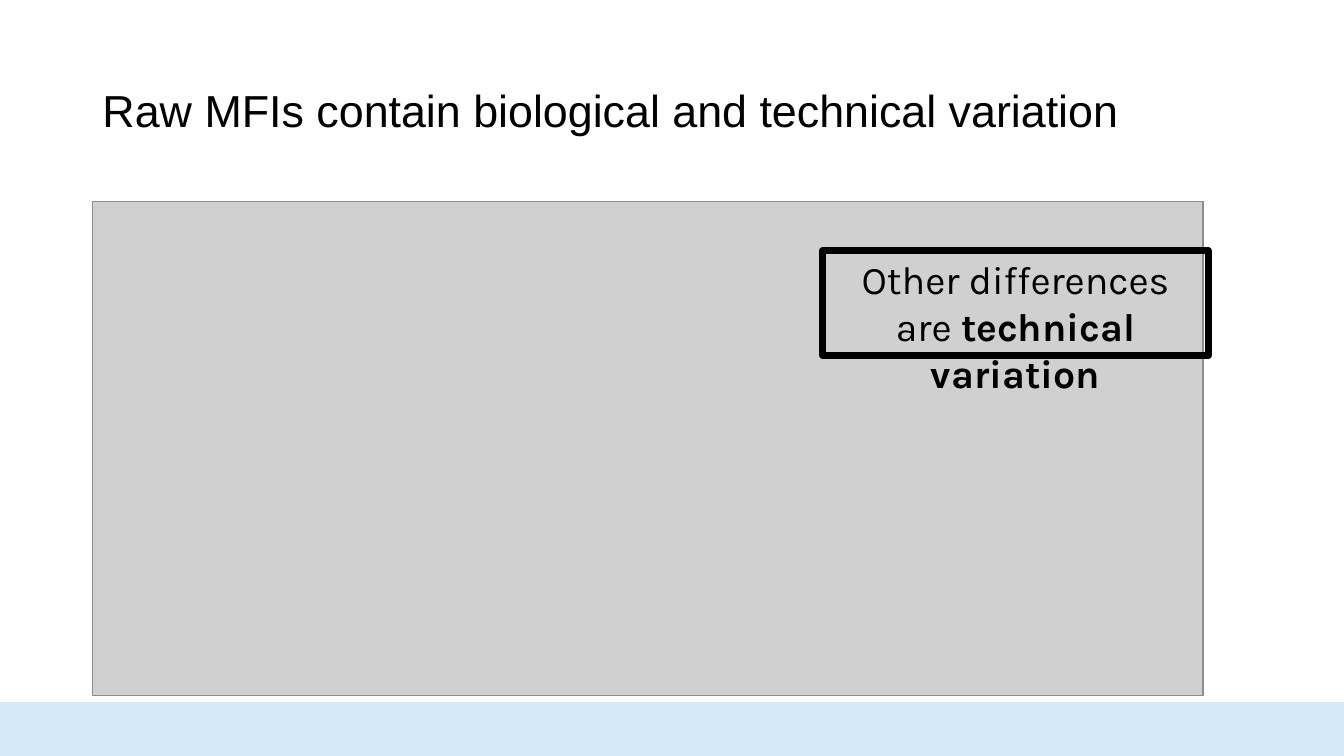
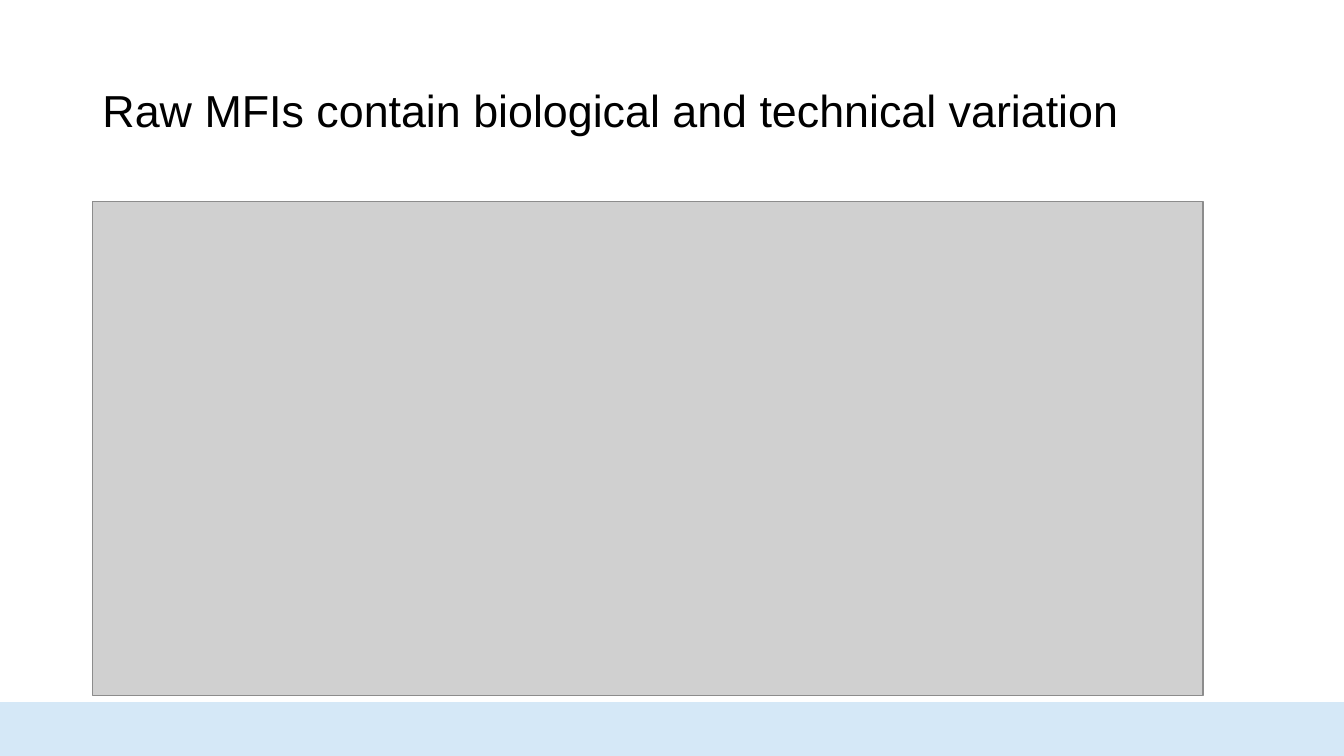
Before and after one commit to HopkinsIDD/seroanalytics_workshop, a slide deck: slide 4 of Lecture 2/Lecture 2 draft V2.pptx (slide 6 before the commit). Drawn at 1344x756 pixels with LibreOffice and Linux fonts; fonts in the diff are those of the drawing; grey boxes stand for pictures; background and template pictures are left out. Boxes give left, top, right and bottom in pixels: in the first picture for what was removed or moved away, otherwise in the second. Text is boxed around its words. In the diff, an @@ line names an element or a change of style, - is before the commit and + after.

```diff
--- a/Lecture 2/Lecture 2 draft V2.pptx
+++ b/Lecture 2/Lecture 2 draft V2.pptx
@@ rectangle removed at bbox=[823, 251, 1208, 356] @@
-Other differences are technical variation
```
Also in this commit, not shown: 11 other slides changed, 9 slides added, 17 slides removed.
